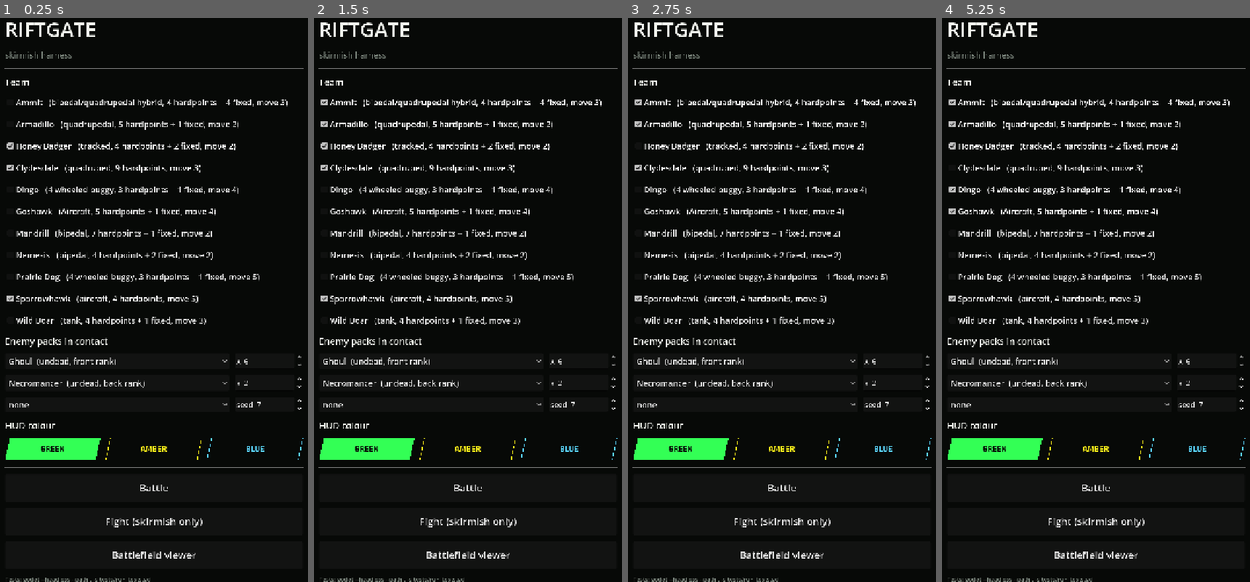
Above: before the commit, frames 1-4 (left to right).
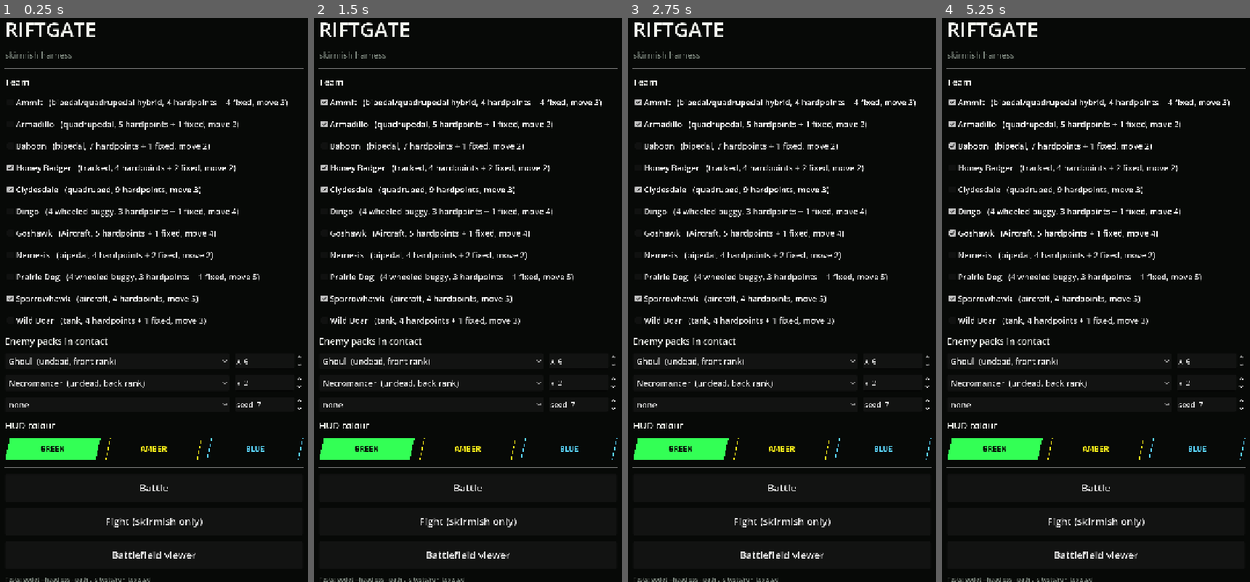
Above: after the commit, the same moments.

Repository: ryanjdmartin/riftgate
Game: Godot game, scene res://game/harness.tscn
Same seed, same stepped clock (60 frames per second), same inputs: the game is played once before the commit and once after it.
Inputs (mouse positions are in pixels of both pictures, inside the frame that each line leads up to):
- Up to frame 1 (0.25 s): no input
- Up to frame 2 (1.5 s): click "Ammit (bipedal/quadrupedal hy…" at 0.5 s; click "Armadillo (quadrupedal, 5 har…" at 1.25 s
- Up to frame 3 (2.75 s): click "Honey Badger (tracked, 4 hard…" at 2 s
- Up to frame 4 (5.25 s): click (1096, 147) at 2.75 s, where only the run after the commit has a clickable "Baboon (bipedal, 7 hardpoints…"; click "Clydesdale (quadruped, 9 hard…" at 3.5 s; click "Dingo (4 wheeled buggy, 3 har…" at 4.25 s; click "Goshawk (Aircraft, 5 hardpoin…" at 5 s

The runs differ from the first frame. In frame 1, 2.2% of the frame differs, in the area x 2-78%, y 22-47%; in frame 2, 2.2%; in frame 3, 2.2%; in frame 4, 2.3%.

Commit message:
The Mandrill is the Baboon (Ryan's pick; Mandrill is a BattleTech 'Mech): id, model, tiles, blend, builder function, docs. Its passive is Pocket Paradox: when any foe gains a status there is a 20% chance its past self knocks it out too (Suppressed), plus 10% per 10 shield the Baboon is missing (trigger on_foe_status, effect chance_suppress, read through the pipeline; never for Suppressed or Numbed). Aphelion's generic stock re-cut: Umbra Projector, Pulse Repeater, a plain Zenith Emitter, a plain Halo Shield, Radiator Sail; the Corona Shield is a unique unlock; the Baboon's d8 filled from it
Co-Authored-By: Claude Fable 5.1 <noreply@anthropic.com>

Diff:
--- a/content/chassis.json
+++ b/content/chassis.json
@@ -65,19 +65,19 @@
       "flavour": "There's lighting a fire under your ass, and then there's piloting a Sparrowhawk. I suggest a cold plunge before you strap in."
     },
     {
-      "id": "mandrill", "name": "Mandrill", "designation": "Perihelion Flight 7 Support Frame", "maker": "aphelion", "silhouette": "bipedal",
-      "design": { "fantasy": "A long-armed, stubby-legged pl …(233 unchanged characters)… he": "combat support", "notes": "Numbers, loadout, passive and designation are Claude's first fill (26 September) for Ryan to tweak: hull under the Clydesdale's, shield and field recharge a touch above, a big heat budget for an energy kit, walker legs at 2. The kit is Aphelion's own control suite (two Umbra Projectors to suppress, a Solar Flare Array to burn, a Corona Shield that cleanses, a Pulse Repeater for tempo) plus a borrowed Heat Sink. The passive turns a status on the target into damage.", "name_clash": "Flagged 28 September: Mandrill is a BattleTech 'Mech (a 50-ton Clan Fire Mandrill design) and a Clan name, and Ryan says it looks like ours. Kept only so the build stays green; the Drill (the mandrill's cousin) is Claude's suggested rename." },
-      "codex": "Looking like a cross between an orangutan an …(538 unchanged characters)…  device in into battle, nicknamed the \"Mandrill\" in the researcher's memory.",
+      "id": "baboon", "name": "Baboon", "designation": "Perihelion Flight 7 Support Frame", "maker": "aphelion", "silhouette": "bipedal",
+      "design": { "fantasy": "A long-armed, stubby-legged pl …(233 unchanged characters)… he": "combat support", "notes": "Numbers and designation are Claude's first fill (26 September), the passive and stock re-cut 28 September, all Ryan's to move. Stock is Aphelion's generic kit (two Umbra Projectors, two Pulse Repeaters, a Zenith Emitter, a Halo Shield, a Radiator Sail); the Corona Shield is a unique unlock now, not stock. The fixed pods carry the Solar Flare Array so the passive has a status to read alone.", "name_clash": "Was the Mandrill (a BattleTech 'Mech); renamed the Baboon 28 September, Ryan's pick: a funny name for a funky machine Aphelion thought was cool. Gelada was too obscure for pilots to have coined, Silverback implied a fighter." },
+      "codex": "Looking like a cross between an orangutan an …(538 unchanged characters)…  device in into battle, nicknamed the \"Baboon\" in the researcher's memory.",
       "hull": 100, "shield": 40, "movespeed": 2, "heat_max": 80, "hardpoints": 7,
       "armour": 0, "recharge_field": 20, "cooling": 5,
       "traits": ["walker"],
       "fixed": ["solar_flare_array"],
-      "loadout": ["umbra_projector", "umbra_projector", "corona_shield", "pulse_repeater", "heat_sink", "radiator_sail", "pulse_repeater"],
-      "passive": {
-        "id": "subspace_solenoid", "name": "Subspace Solenoid",
-        "description": "Reads an affliction as a field and drives the shot along it. Attacks deal +50% damage to a foe carrying any status.",
+      "loadout": ["umbra_projector", "umbra_projector", "pulse_repeater", "pulse_repeater", "zenith_emitter", "halo_shield", "radiator_sail"],
+      "passive": {
+        "id": "pocket_paradox", "name": "Pocket Paradox",
+        "description": "A localized paradoxical time loop, weaponized. When a foe gains a status there is a 20% chance its past self knocks it out as well (Suppressed), plus 10% for every 10 shield the Baboon is missing.",
         "effects": [
-          { "trigger": "on_attack", "effect": "multiply_damage", "value": 1.5, "when": "target_status" }
+          { "trigger": "on_foe_status", "effect": "chance_suppress", "value": 20, "per_missing_shield": 1 }
         ]
       },
       "flavour": ""
--- a/content/components.json
+++ b/content/components.json
@@ -39,7 +39,7 @@
       {"kind": "attack", "reach": "line", "power": 20, "keywords": ["suppress"], "heat": 10}, "passive": null, "tags": ["energy", "control"] },
     {"id": "solar_flare_array", "name": "Solar Flare Array", "maker": "aphelion", "codex": "", "flavour": "", "design": …(249 unchanged characters)…
       {"kind": "attack", "reach": "indirect", "power": 10, "power_max": 30, "crit": 5, "keywords": ["burn", "steady"], "heat": 10}, "passive": null, "tags": ["kinetic", "artillery", "burn"] },
-    {"id": "corona_shield", "name": "Corona Shield", "maker" …(179 unchanged characters)… : shield an ally and clear its statuses.", "notes": "Claude's fill, 26 September."}, "face":
+    {"id": "corona_shield", "name": "Corona Shield", "maker" …(179 unchanged characters)… : shield an ally and clear its statuses. A unique unlock, not Aphelion stock (28 September).", "notes": "Claude's fill, 26 September."}, "face":
       {"kind": "shield", "power": 20, "keywords": ["cleanse"]}, "passive": null, "tags": ["defense", "support"] },
     {"id": "pulse_repeater", "name": "Pulse Repeater", "maker": "aphelion", "codex": "", "flavour": "", "design": {"sta …(262 unchanged characters)…
       {"kind": "attack", "reach": "line", "power": 10, "keywords": ["rapid"], "heat": 5}, "passive": null, "tags": ["energy", "single", "tempo"] },
@@ -67,6 +67,10 @@
       {"kind": "attack", "reach": "line", "power": 20, "keywords": [], "heat": 5}, "passive": null, "tags": ["energy", "single"] },
     {"id": "ram_air_scoop", "name": "Ram-air Scoop", "maker": "kestrel", "tier": 1, "codex": "", "flavour": "", "design …(184 unchanged characters)…
       {"kind": "vent", "power": 20}, "passive": null, "tags": ["support"] },
+    {"id": "zenith_emitter", "name": "Zenith Emitter", "maker": "aphelion", "codex": "", "flavour": "", "design": {"stage": "draft", "fantasy": "A plain coherent beam, the one Aphelion gun that does exactly what it says.", "niche": "Aphelion's generic line weapon: a flat number, no keyword.", "notes": "Claude's fill, 28 September, so Aphelion's stock has a plain gun."}, "face":
+      {"kind": "attack", "reach": "line", "power": 30, "keywords": [], "heat": 10}, "passive": null, "tags": ["energy", "single"] },
+    {"id": "halo_shield", "name": "Halo Shield", "maker": "aphelion", "codex": "", "flavour": "", "design": {"stage": "draft", "fantasy": "A ring of hard light. Nothing clever about it, which Aphelion resents.", "niche": "Aphelion's generic shield.", "notes": "Claude's fill, 28 September; the Corona Shield with cleanse is the unique one."}, "face":
+      {"kind": "shield", "power": 20}, "passive": null, "tags": ["defense"] },
     {"id": "radiator_sail", "name": "Radiator Sail", "maker": "aphelion", "tier": 1, "codex": "", "flavour": "", "desig …(230 unchanged characters)…
       {"kind": "vent", "power": 20}, "passive": null, "tags": ["support"] },
     {"id": "plasma_carbine", "name": "Plasma Carbine", "maker": "arsenal", "tier": 1, "codex": "", "flavour": "", "desi …(206 unchanged characters)…
--- a/content/vocabulary.json
+++ b/content/vocabulary.json
@@ -85,6 +85,7 @@
     {"id": "on_heat_gain", "category": "trigger", "name": "On heat gain", "codex": "Passive trigger. Fires when this mech gains heat.", "status": "planned", "design": {"holes": ""}},
     {"id": "on_round_start", "category": "trigger", "name": "On round start", "codex": "Passive trigger. Fires after the roll, before rerolls.", "status": "planned", "design": {"holes": ""}},
     {"id": "on_skirmish_start", "category": "trigger", "name": "On skirmish start", "codex": "Passive trigger. Fires once when the skirmish begins.", "status": "planned", "design": {"holes": ""}},
+    {"id": "on_foe_status", "category": "trigger", "name": "On foe status", "codex": "Passive trigger. Fires when any foe gains a status (Burning today; the buffs and debuffs to come), whoever applied it, and never for Suppressed or Numbed themselves. Effects: chance_suppress (a chance the foe is also Suppressed, rising per point of shield the owner is missing).", "status": "implemented", "design": {"holes": "One machine's passive so far (the Baboon's Pocket Paradox)."}},
     {"id": "on_crit", "category": "trigger", "name": "On crit", "codex": "Passive trigger. Fires when an attack component crits. Effects: multiply or add damage, add burn to the target, vent the attacker's heat.", "status": "implemented", "design": {"holes": ""}},
     {"id": "on_hull_damage", "category": "trigger", "name": "On hull damage", "codex": "Passive trigger. Fires when this mech loses hull.", "status": "planned", "design": {"holes": "Hook for the pinned berserker idea."}},
     {"id": "out_of_combat", "category": "trigger", "name": "Out of combat", "codex": "Passive trigger. Fires at the end of a battlefield phase in which this mech had no skirmish.", "status": "planned", "design": {"holes": ""}},
--- a/game/battle/battle_screen.gd
+++ b/game/battle/battle_screen.gd
@@ -109,7 +109,7 @@
 
 
 ## Standalone default, used when the scene runs on its own (screenshots, quick checks).
-## RIFTGATE_TEAM=badger,clydesdale,sparrowhawk,mandrill overrides the team; RIFTGATE_FACTION picks
+## RIFTGATE_TEAM=badger,clydesdale,sparrowhawk,baboon overrides the team; RIFTGATE_FACTION picks
 ## the enemy.
 static func _default_battle() -> Battle:
 	var db := ContentDB.load_default()
--- a/game/skirmish/skirmish_screen.gd
+++ b/game/skirmish/skirmish_screen.gd
@@ -210,7 +210,7 @@
 
 
 ## Standalone default, used when the scene runs on its own (screenshots, quick checks): two
-## chained packs of the first faction in content. RIFTGATE_TEAM=badger,clydesdale,sparrowhawk,mandrill overrides the team;
+## chained packs of the first faction in content. RIFTGATE_TEAM=badger,clydesdale,sparrowhawk,baboon overrides the team;
 ## RIFTGATE_ELITE=1 adds the faction's boss as a third unit; RIFTGATE_COLUMNS=4 widens the formation.
 static func _default_skirmish() -> Skirmish:
 	var db := ContentDB.load_default()
--- a/sim/effects.gd
+++ b/sim/effects.gd
@@ -48,6 +48,7 @@
 	"on_injury": ["no_destroy"],
 	"static": ["set_reach", "add_stat", "multiply_stat", "add_damage_taken", "multiply_damage_taken", "suppress"],
 	"status": ["tick_hp", "tick_heat", "skip_action", "resist_suppress", "disable_entry", "corrupt_entry"],
+	"on_foe_status": ["chance_suppress"],
 }
 const DECAY_NONE := 0    # lives until its scope ends
 const DECAY_TICK := 1    # loses a stack each tick, gone at zero
@@ -415,6 +416,21 @@
 	return face.reach
 
 
+## The chance, percent, that a foe gaining a status is also suppressed by this machine's
+## passives (the Baboon's Pocket Paradox, 28 September): each effect's base plus its
+## `per_missing_shield` for every point of shield the machine is missing, summed, capped.
+static func foe_status_suppress_chance(u) -> int:
+	var total := 0.0
+	var missing: int = maxi(0, int(u.shield_max) - int(u.shield))
+	for pair in _taking_part(u, "on_foe_status", null):
+		var eff: Dictionary = pair[0]
+		if str(eff.get("effect", "")) != "chance_suppress":
+			continue
+		var n: int = pair[1].stacks
+		total += (float(eff.get("value", 0)) + float(eff.get("per_missing_shield", 0)) * missing) * n
+	return clampi(int(roundf(total)), 0, 100)
+
+
 ## Does the pipeline hold a cracked component short of destruction?
 static func no_destroy(u, face: Face) -> bool:
 	for pair in _taking_part(u, "on_injury", face):
@@ -501,6 +517,10 @@
 		"resist_suppress": body = "resists suppress %s%% per stack" % vs
 		"disable_entry": body = "die entry %s switched off" % str(int(v) + 1)
 		"corrupt_entry": body = "die entry %s bites its owner when spent" % str(int(v) + 1)
+		"chance_suppress":
+			body = "%s%% chance a foe gaining a status is also suppressed" % vs
+			if float(eff.get("per_missing_shield", 0)) > 0.0:
+				body += ", +%s%% per shield point missing" % _trim_num(float(eff.get("per_missing_shield", 0)))
 		_: body = str(eff.get("effect", ""))
 	var lead := ""
 	match str(eff.get("trigger", "")):
@@ -513,6 +533,10 @@
 		"reach_indirect": lead += "indirect attacks: "
 		"target_status": lead += "foes carrying a status: "
 	return lead + body
+
+
+static func _trim_num(x: float) -> String:
+	return str(x) if x != floorf(x) else str(int(x))
 
 
 ## The effects that apply to this component right now, as short tags with their source:
--- a/sim/skirmish.gd
+++ b/sim/skirmish.gd
@@ -571,6 +571,7 @@
 			foe.hp -= dmg
 			if f.has(Face.Keyword.BURN):
 				Effects.stack(foe, Effects.STATUS["burning"], Effects.SKIRMISH, "mech", ceili(float(dmg) / BURN_DAMAGE_PER_STACK))
+				_foe_gained_status(foe, "burning")
 			if f.has(Face.Keyword.SUPPRESS):
 				_suppress(foe)
 		total += dmg
@@ -578,6 +579,7 @@
 		any_crit = any_crit or crit
 	if extra_burn > 0:
 		Effects.stack(target, Effects.STATUS["burning"], Effects.SKIRMISH, "mech", extra_burn)
+		_foe_gained_status(target, "burning")
 	last_roll = {"mech": mech_index, "target": target, "rolled": rolled_total, "final": total, "crit": any_crit, "ranged": f.is_ranged()}
 	var how := f.describe()
 	if any_crit:
@@ -619,6 +621,22 @@
 	Effects.grant_for_rounds(foe, Effects.STATUS["suppressed"], "mech", round)
 	Effects.stack(foe, Effects.STATUS["numbed"], Effects.SKIRMISH, "mech", NUMBED_PER_SUPPRESS_MASSIVE if foe.is_massive() else NUMBED_PER_SUPPRESS, Effects.DECAY_TICK)
 	return true
+
+
+## A foe has just gained a status (whoever applied it): every live machine's on_foe_status
+## passives get their roll, the first that lands suppressing the foe (the Baboon's Pocket
+## Paradox, 28 September). Never for Suppressed or Numbed themselves, or the loop would feed
+## itself; a foe already suppressed or dead has nothing to lose.
+func _foe_gained_status(foe: Foe, status_id: String) -> void:
+	if status_id == "suppressed" or status_id == "numbed" or not foe.alive() or foe.is_suppressed():
+		return
+	for ms in live_mechs():
+		var chance := Effects.foe_status_suppress_chance(ms.unit)
+		if chance <= 0 or rng.randi_range(1, 100) > chance:
+			continue
+		log.append("%s: the loop catches %s (%d%%)" % [ms.unit.display_name, foe.display_name, chance])
+		_suppress(foe)
+		return
 
 
 ## The cleanse keyword on a shield or vent component: whoever it was spent on loses every
--- a/tests/test_skirmish.gd
+++ b/tests/test_skirmish.gd
@@ -1352,3 +1352,55 @@
 	assert_eq(notes.size(), 1, "the die row shows the rule")
 	assert_true(notes[0].begins_with("foes carrying a status: damage ×1.5"), "with its condition as the lead: %s" % notes[0])
 	assert_eq(int(Effects.attack(m, m.die.faces[0], 20, 0, false)["damage"]), 20, "asked without a target, the condition does not hold")
+
+
+func test_a_foe_gaining_a_status_may_be_caught_by_the_loop() -> void:
+	var loop := {"id": "loop", "name": "Pocket Paradox", "description": "", "effects": [
+		{"trigger": "on_foe_status", "effect": "chance_suppress", "value": 100, "per_missing_shield": 0}]}
+	var sk := Skirmish.new(1)
+	var m := _mech("A", Die.single(Face.attack(20, L, K.BURN)), 40, 100)
+	m.grant_passive(loop)
+	sk.add_mech(m)
+	var g := _ghoul(500, 30)
+	sk.add_foes([g])
+	sk.begin()
+	sk.start_round()
+	assert_eq(Effects.foe_status_suppress_chance(m), 100, "a sure thing at 100")
+	sk.assign(0, sk.front[0])
+	assert_eq(Effects.stacks_of(g, "burning"), 1, "the burn landed")
+	assert_true(g.is_suppressed(), "and the loop caught it")
+	assert_eq(Effects.stacks_of(g, "numbed"), 2, "a caught foe is numbed like any suppressed one, once")
+	sk.end_round()
+	assert_eq(m.hull, 100, "it skipped its blow")
+	# Missing shield scales the chance, and a full resistance still shrugs it off.
+	var u := Unit.mech(1, "B", Vector2i.ZERO)
+	u.shield_max = 60
+	u.shield = 20
+	u.grant_passive({"id": "loop2", "name": "Loop", "description": "", "effects": [
+		{"trigger": "on_foe_status", "effect": "chance_suppress", "value": 20, "per_missing_shield": 1}]})
+	assert_eq(Effects.foe_status_suppress_chance(u), 60, "20 plus 40 missing shield")
+	u.shield = 60
+	assert_eq(Effects.foe_status_suppress_chance(u), 20, "the base alone when the shield is full")
+	assert_true(Effects.effect_text({"trigger": "on_foe_status", "effect": "chance_suppress", "value": 20, "per_missing_shield": 1}).begins_with("20% chance a foe gaining a status is also suppressed, +1% per shield point missing"), "reads as a sentence")
+	var s2 := Skirmish.new(2)
+	var m2 := _mech("C", Die.single(Face.attack(20, L, K.BURN)), 40, 100)
+	m2.grant_passive(loop)
+	s2.add_mech(m2)
+	var stubborn := _ghoul(500, 30)
+	stubborn.stun_resist = 100
+	s2.add_foes([stubborn])
+	s2.begin()
+	s2.start_round()
+	s2.assign(0, s2.front[0])
+	assert_false(stubborn.is_suppressed(), "a fully resistant foe shrugs the loop off too")
+	# A suppress itself never feeds the loop.
+	var s3 := Skirmish.new(3)
+	var m3 := _mech("D", Die.single(Face.attack(20, L, K.SUPPRESS)), 40, 100)
+	m3.grant_passive(loop)
+	s3.add_mech(m3)
+	var g3 := _ghoul(500, 30)
+	s3.add_foes([g3])
+	s3.begin()
+	s3.start_round()
+	s3.assign(0, s3.front[0])
+	assert_eq(Effects.stacks_of(g3, "numbed"), 2, "one suppress, one set of stacks: no loop on a suppress")
Binary file added: art/models/baboon.glb
Not shown, changed: art/models/baboon.glb.import
Binary file added: art/models/baboon_dark.png
Not shown, changed: art/models/baboon_dark.png.import
Binary file added: art/models/baboon_engine.png
Not shown, changed: art/models/baboon_engine.png.import
Binary file added: art/models/baboon_fist.png
Not shown, changed: art/models/baboon_fist.png.import
Binary file added: art/models/baboon_livery.png
Not shown, changed: art/models/baboon_livery.png.import
Binary file added: art/models/baboon_livery2.png
Not shown, changed: art/models/baboon_livery2.png.import
(and 11 more such lines)
